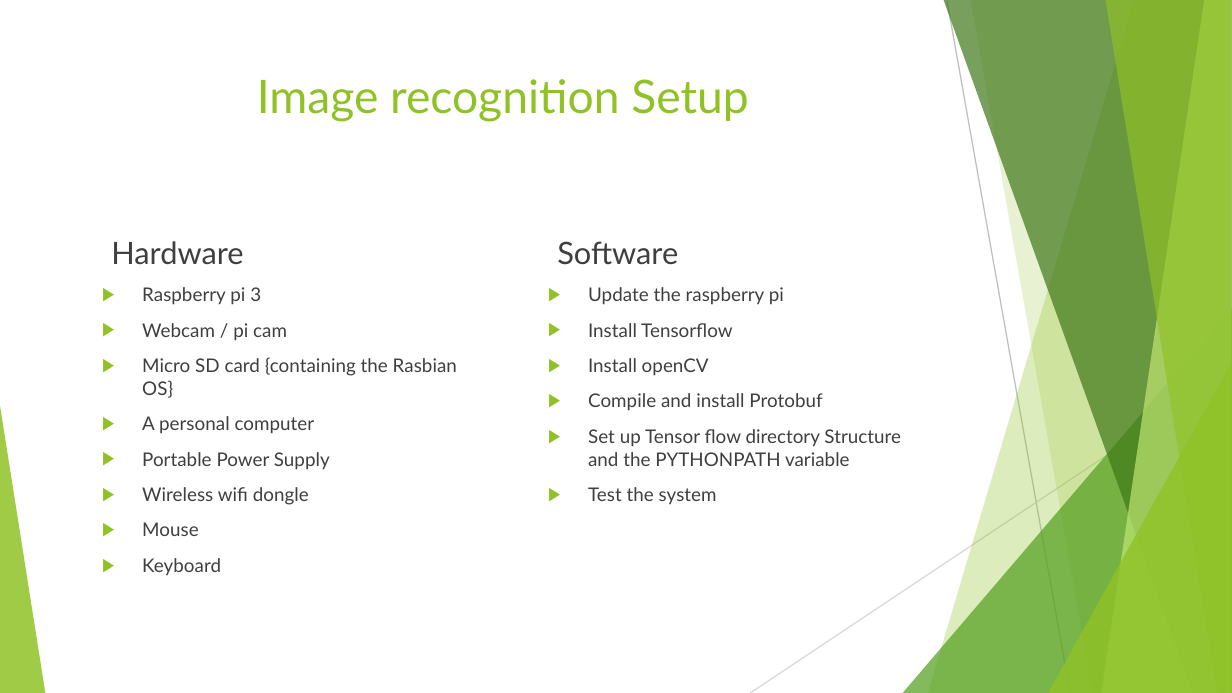
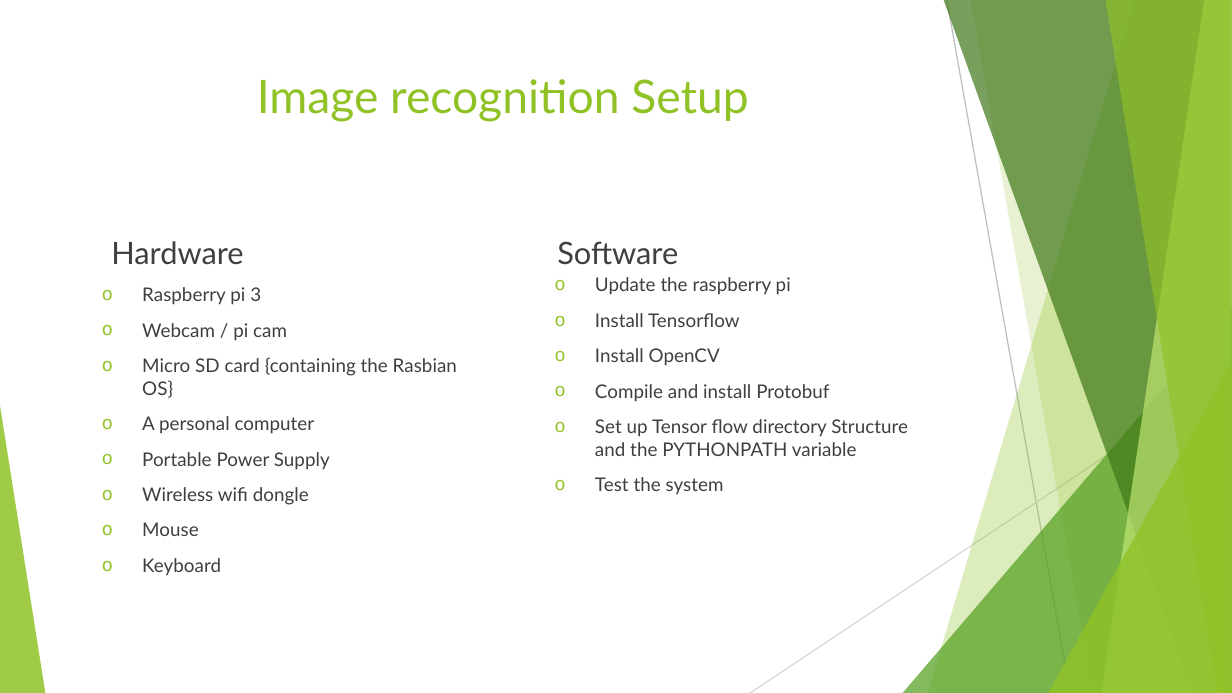
Before and after one commit to mmehmood/senior-design, a slide deck: slide 31 of Final Presentation task 1-6 and 1-5.pptx (slide 36 before the commit). Drawn at 1232x693 pixels with LibreOffice and Linux fonts; fonts in the diff are those of the drawing. Boxes give left, top, right and bottom in pixels: in the first picture for what was removed or moved away, otherwise in the second. Text is boxed around its words. In the diff, an @@ line names an element or a change of style, - is before the commit and + after.

```diff
--- a/Final Presentation task 1-6 and 1-5.pptx
+++ b/Final Presentation task 1-6 and 1-5.pptx
@@ text "Update the raspberry pi": place and size @@
-text "Update the raspberry pi" at (588, 287, 901, 505)
+text "Update the raspberry pi" at (595, 277, 908, 495)
@@ text "Raspberry pi 3" at (142, 287, 457, 576): bullet ▶ to o @@
@@ text at (595, 277, 908, 495): bullet ▶ to o @@
@@ text at (595, 348, 720, 366): text changed @@
-▶ Install openCV
+o Install OpenCV
```
Also in this commit, not shown: 18 other slides changed, 14 slides added, 15 slides removed.
